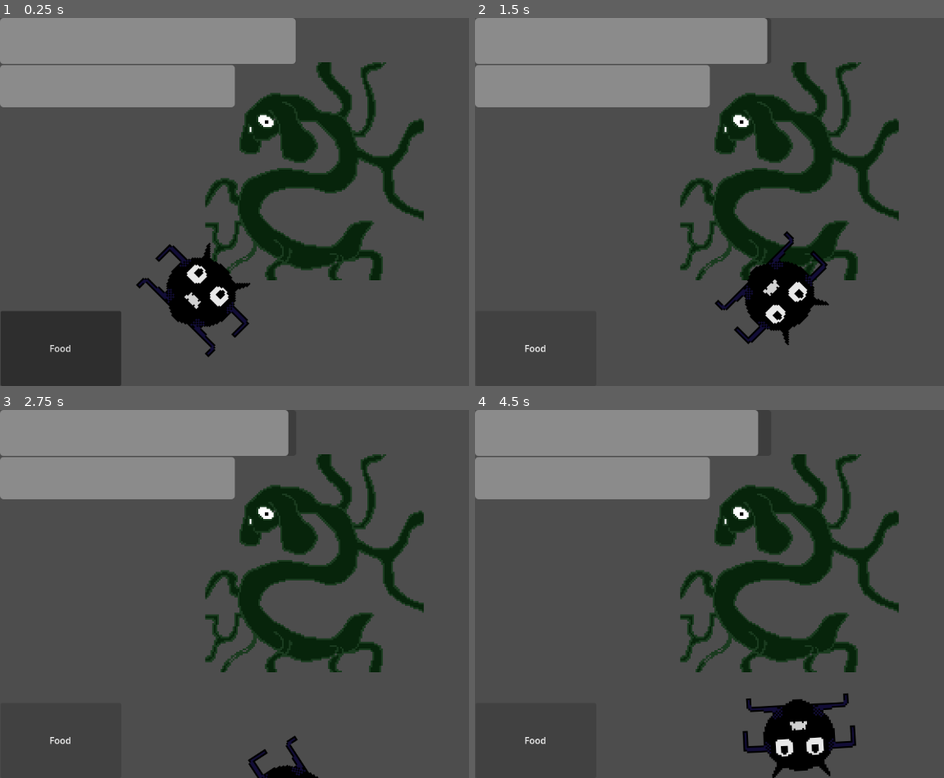
Above: before the commit, frames 1-4 (two rows, left to right).
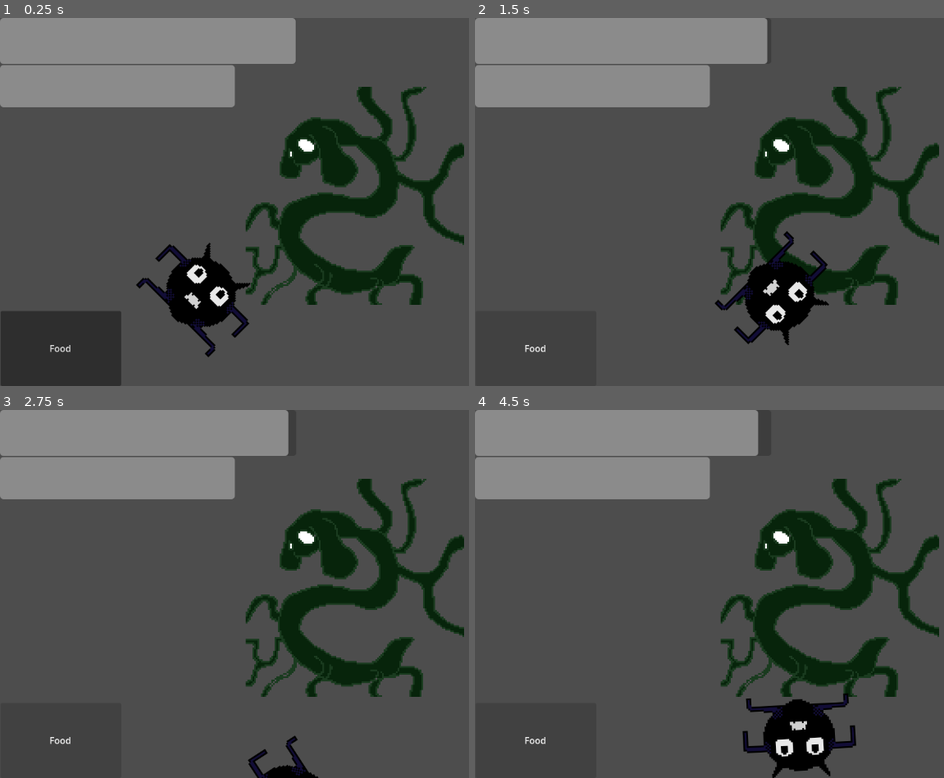
Above: after the commit, the same moments.

Repository: zbaker94/Brackeys-Jam-2026.1
Game: Godot game, scene res://monster.tscn
Two runs of this game, one before a commit and one after it. Both use one fixed random seed, a clock stepped at 60 frames per second and the inputs below. This scene is started directly instead of the project's main scene.
Inputs:
- Up to frame 1 (0.25 s): no input
- Up to frame 2 (1.5 s): click "Food" at 0.5 s; click "Food" at 1.25 s
- Up to frame 3 (2.75 s): click "Food" at 2 s
- Up to frame 4 (4.5 s): tap Enter at 2.75 s

The runs differ from the first frame. In frame 1, 13% of the frame differs, in the area x 43-99%, y 12-78%; in frame 2, 12%; in frame 3, 13%; in frame 4, 13%.

Commit message:
monster animation

Diff:
--- a/monster.gd
+++ b/monster.gd
@@ -1,13 +1,16 @@
 # starts and stops timer for attributes
 extends CharacterBody2D
+@onready var _animated_sprite = $AnimatedSprite2D
 var health = 100
 var hunger = 100
 var activity = 100
+
 var monster_atts = [health,hunger,activity]
 
 func _ready():
 	$Timer.start()
 	$Timer.wait_time = health
+
 	print("your time has started now")
 
 func life_change(health):
@@ -17,8 +20,10 @@
 	$health.value = $Timer.time_left
 	if $Timer.time_left <= 50:
 		print("im hungry boss")
+		_animated_sprite.play("idle")
 	else:
 		print("Im prerfectly fine")
+		_animated_sprite.stop()
 
 func _on_timer_timeout():
 	print("TIMER ")
--- a/monster.tscn
+++ b/monster.tscn
@@ -3,11 +3,53 @@
 [ext_resource type="Script" uid="uid://dvcjxvoyq3ypa" path="res://monster.gd" id="1_mrqeg"]
 [ext_resource type="Texture2D" uid="uid://n8leis3q2oak" path="res://Sprite-0006.png" id="2_ga5te"]
 [ext_resource type="PackedScene" uid="uid://byi3xy01e5uqs" path="res://food.tscn" id="3_ga5te"]
+[ext_resource type="Texture2D" uid="uid://c7ra12iwkptnh" path="res://Mon1.png" id="4_rux75"]
+[ext_resource type="Texture2D" uid="uid://b7vep0onl8jcg" path="res://Mon2.png" id="5_481d3"]
+[ext_resource type="Texture2D" uid="uid://cayg6sfej4jnm" path="res://Mon3.png" id="6_iyrhi"]
+[ext_resource type="Texture2D" uid="uid://dw31droq4vygw" path="res://Mon4.png" id="7_o46hk"]
+[ext_resource type="Texture2D" uid="uid://b5vya6ak8dfhn" path="res://Mon5.png" id="8_s53e4"]
+[ext_resource type="Texture2D" uid="uid://b2rg6j2yg5hrn" path="res://Mon6.png" id="9_tpp6e"]
+
+[sub_resource type="SpriteFrames" id="SpriteFrames_ocebi"]
+animations = [{
+"frames": [{
+"duration": 1.0,
+"texture": ExtResource("4_rux75")
+}, {
+"duration": 1.0,
+"texture": ExtResource("5_481d3")
+}, {
+"duration": 1.0,
+"texture": ExtResource("6_iyrhi")
+}, {
+"duration": 1.0,
+"texture": ExtResource("7_o46hk")
+}, {
+"duration": 1.0,
+"texture": ExtResource("8_s53e4")
+}, {
+"duration": 1.0,
+"texture": ExtResource("9_tpp6e")
+}],
+"loop": true,
+"name": &"idle",
+"speed": 2.0
+}]
 
 [node name="monster" type="CharacterBody2D" unique_id=197105681]
 script = ExtResource("1_mrqeg")
 
+[node name="AnimatedSprite2D" type="AnimatedSprite2D" parent="." unique_id=2130375473]
+unique_name_in_owner = true
+position = Vector2(624, 313)
+sprite_frames = SubResource("SpriteFrames_ocebi")
+animation = &"idle"
+frame = 1
+frame_progress = 0.67682254
+speed_scale = 2.0
+
 [node name="Sprite0006" type="Sprite2D" parent="." unique_id=1190867924]
+visible = false
 position = Vector2(553, 270)
 texture = ExtResource("2_ga5te")
 
--- a/project.godot
+++ b/project.godot
@@ -13,7 +13,9 @@
 config/name="Brackeys-2026-1"
 run/main_scene="uid://bc5bk33wxk36p"
 config/features=PackedStringArray("4.6", "Forward Plus")
+boot_splash/image="uid://dg6ik0pvv85u3"
 config/icon="res://icon.svg"
+boot_splash/minimum_display_time=35
 
 [input]
 
Binary file added: Mon1.png
Not shown, added: Mon1.png.import
Binary file added: Mon2.png
Not shown, added: Mon2.png.import
Binary file added: Mon3.png
Not shown, added: Mon3.png.import
Binary file added: Mon4.png
Not shown, added: Mon4.png.import
Binary file added: Mon5.png
Not shown, added: Mon5.png.import
Binary file added: Mon6.png
Not shown, added: Mon6.png.import
(and 4 more such lines)
